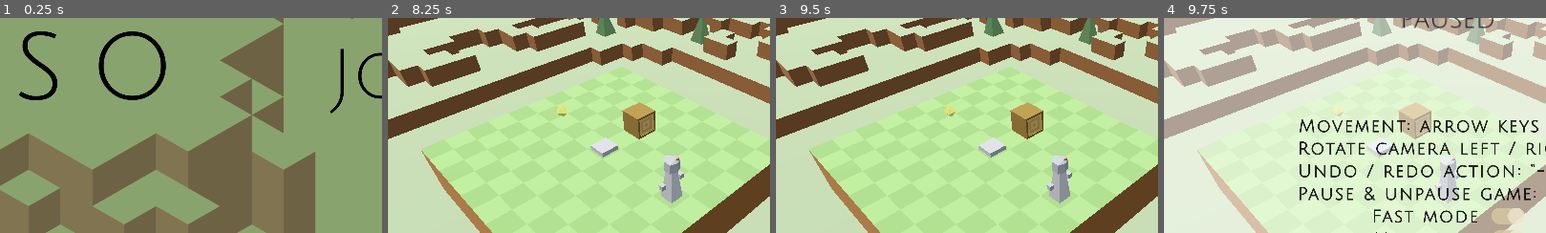
Above: before the commit, frames 1-4 (left to right).
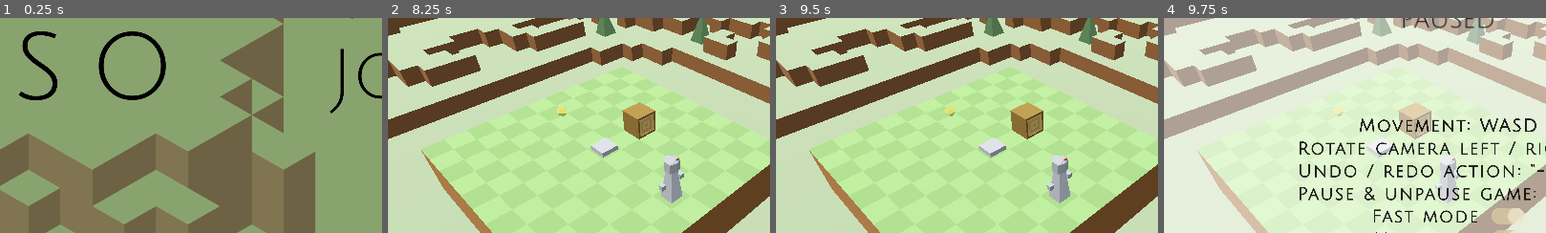
Above: after the commit, the same moments.

Repository: Jnight1104/Iso-Journey
Game: Godot game, scene res://Scenes/Main_menu.tscn
Two runs of this game, one before a commit and one after it. Both use one fixed random seed, a clock stepped at 60 frames per second and the inputs below. The project has no main scene, so this scene is started directly.
Inputs (mouse positions are % of the whole screen's width and height, from its top left):
- Up to frame 1 (0.25 s): no input
- Up to frame 2 (8.25 s): click (50, 66) at 0.5 s; click (50, 66) at 1.25 s; move the mouse to (72, 45) at 2.02 s; hold Right (ui_right) 2.03-2.75 s; tap A (ui_a, bound only after the commit) at 2.1 s; tap D (ui_d, bound only after the commit) at 2.3, 4.35 s; click (10, 31) at 2.75 s; click (10, 31) at 3.5 s; move the mouse to (30, 55) at 4.27 s; hold Down (ui_down) 4.28-5 s; tap S (ui_s, bound only after the commit) at 4.55, 7.35 s; click (50, 95) at 5 s; click (50, 95) at 5.75 s; click (50, 95) at 6.5 s; move the mouse to (60, 28) at 7.27 s; hold Right (ui_right) 7.28-8 s; tap W (ui_w, bound only after the commit) at 7.55 s; click (42, 95) at 8 s
- Up to frame 3 (9.5 s): click (58, 95) at 8.75 s
- Up to frame 4 (9.75 s): click (50, 87) at 9.5 s
The pictures show only the part of the screen within x 13-63%, y 7-57%; the shares and areas given below are measured in that part.

Frames 1-3 are identical in both runs. In frame 4, 1.6% of the frame differs, in the area x 35-98%, y 46-54%.

Commit message:
changed movement controls to wasd

Diff:
--- a/Scenes/Options_menu.tscn
+++ b/Scenes/Options_menu.tscn
@@ -3,7 +3,7 @@
 [ext_resource type="Script" path="res://Scripts/options_menu.gd" id="1_f78ui"]
 [ext_resource type="Texture2D" uid="uid://bxtye6a6p8oga" path="res://Assets/Options menu.png" id="2_6x3nn"]
 [ext_resource type="Texture2D" uid="uid://ymyod8prhn8p" path="res://Assets/Back button.png" id="3_nhg2b"]
-[ext_resource type="Texture2D" uid="uid://bmwgynvcgfejo" path="res://Assets/Movement_ arrow keys.png" id="4_32213"]
+[ext_resource type="Texture2D" uid="uid://cink5bmjcqj8p" path="res://Assets/Movement_WASD.png" id="4_nkidf"]
 [ext_resource type="Texture2D" uid="uid://dts0bfl214g6x" path="res://Assets/Rotate camera.png" id="5_04q62"]
 [ext_resource type="Texture2D" uid="uid://beb0giaj3hce2" path="res://Assets/Undo redo action.png" id="6_qnorb"]
 [ext_resource type="Texture2D" uid="uid://b2nls1wxhgnf0" path="res://Assets/Pause & unpause game_ “esc”.png" id="7_tr6hk"]
@@ -92,9 +92,9 @@
 flat = true
 
 [node name="Movement" type="Sprite2D" parent="."]
-position = Vector2(532.5, 247)
-scale = Vector2(0.325397, 0.325397)
-texture = ExtResource("4_32213")
+position = Vector2(576, 247)
+scale = Vector2(0.13, 0.13)
+texture = ExtResource("4_nkidf")
 
 [node name="Camera_rotate" type="Sprite2D" parent="."]
 position = Vector2(624, 281)
--- a/Scenes/Pause_menu.tscn
+++ b/Scenes/Pause_menu.tscn
@@ -5,7 +5,7 @@
 [ext_resource type="FontFile" uid="uid://cc6oei8kggppy" path="res://Assets/JuliusSansOne-Regular.ttf" id="2_quptw"]
 [ext_resource type="Texture2D" uid="uid://br0a56m3b1ss8" path="res://Assets/Resume button.png" id="3_hy5sn"]
 [ext_resource type="Texture2D" uid="uid://csvvwa3bf0hoy" path="res://Assets/Quit button2.png" id="4_tn3ls"]
-[ext_resource type="Texture2D" uid="uid://bmwgynvcgfejo" path="res://Assets/Movement_ arrow keys.png" id="6_nx0qj"]
+[ext_resource type="Texture2D" uid="uid://cink5bmjcqj8p" path="res://Assets/Movement_WASD.png" id="5_hmurv"]
 [ext_resource type="Texture2D" uid="uid://dts0bfl214g6x" path="res://Assets/Rotate camera.png" id="7_0wadd"]
 [ext_resource type="Texture2D" uid="uid://beb0giaj3hce2" path="res://Assets/Undo redo action.png" id="8_pwfmr"]
 [ext_resource type="Texture2D" uid="uid://b2nls1wxhgnf0" path="res://Assets/Pause & unpause game_ “esc”.png" id="9_am17u"]
@@ -131,9 +131,9 @@
 [node name="Text" type="Node2D" parent="Pause_screen_ui"]
 
 [node name="Movement" type="Sprite2D" parent="Pause_screen_ui/Text"]
-position = Vector2(532.5, 207)
-scale = Vector2(0.325397, 0.325397)
-texture = ExtResource("6_nx0qj")
+position = Vector2(576, 207)
+scale = Vector2(0.13, 0.13)
+texture = ExtResource("5_hmurv")
 
 [node name="Camera_rotate" type="Sprite2D" parent="Pause_screen_ui/Text"]
 position = Vector2(624, 241)
--- a/Scripts/player.gd
+++ b/Scripts/player.gd
@@ -63,13 +63,13 @@
 		elif Input.is_action_just_pressed("ui_plus") or global.redoing == true:
 			global.redoing = false
 			_move_input(REDO)
-		elif Input.is_action_just_pressed("ui_up"):
+		elif Input.is_action_just_pressed("ui_w"):
 			_move_input(UP)
-		elif Input.is_action_just_pressed("ui_down"):
+		elif Input.is_action_just_pressed("ui_s"):
 			_move_input(DOWN)
-		elif Input.is_action_just_pressed("ui_left"):
+		elif Input.is_action_just_pressed("ui_a"):
 			_move_input(LEFT)
-		elif Input.is_action_just_pressed("ui_right"):
+		elif Input.is_action_just_pressed("ui_d"):
 			_move_input(RIGHT)
 	# Clears pending actions when game is paused
 	if Input.is_action_just_pressed("ui_escape"):
--- a/project.godot
+++ b/project.godot
@@ -62,6 +62,26 @@
 "events": [Object(InputEventKey,"resource_local_to_scene":false,"resource_name":"","device":-1,"window_id":0,"alt_press …(191 unchanged characters)…
 ]
 }
+ui_w={
+"deadzone": 0.5,
+"events": [Object(InputEventKey,"resource_local_to_scene":false,"resource_name":"","device":-1,"window_id":0,"alt_pressed":false,"shift_pressed":false,"ctrl_pressed":false,"meta_pressed":false,"pressed":false,"keycode":0,"physical_keycode":87,"key_label":0,"unicode":119,"location":0,"echo":false,"script":null)
+]
+}
+ui_a={
+"deadzone": 0.5,
+"events": [Object(InputEventKey,"resource_local_to_scene":false,"resource_name":"","device":-1,"window_id":0,"alt_pressed":false,"shift_pressed":false,"ctrl_pressed":false,"meta_pressed":false,"pressed":false,"keycode":0,"physical_keycode":65,"key_label":0,"unicode":97,"location":0,"echo":false,"script":null)
+]
+}
+ui_s={
+"deadzone": 0.5,
+"events": [Object(InputEventKey,"resource_local_to_scene":false,"resource_name":"","device":-1,"window_id":0,"alt_pressed":false,"shift_pressed":false,"ctrl_pressed":false,"meta_pressed":false,"pressed":false,"keycode":0,"physical_keycode":83,"key_label":0,"unicode":115,"location":0,"echo":false,"script":null)
+]
+}
+ui_d={
+"deadzone": 0.5,
+"events": [Object(InputEventKey,"resource_local_to_scene":false,"resource_name":"","device":-1,"window_id":0,"alt_pressed":false,"shift_pressed":false,"ctrl_pressed":false,"meta_pressed":false,"pressed":false,"keycode":0,"physical_keycode":68,"key_label":0,"unicode":100,"location":0,"echo":false,"script":null)
+]
+}
 
 [rendering]
 
Binary file added: Assets/Movement_WASD.png
Not shown, added: Assets/Movement_WASD.png.import
